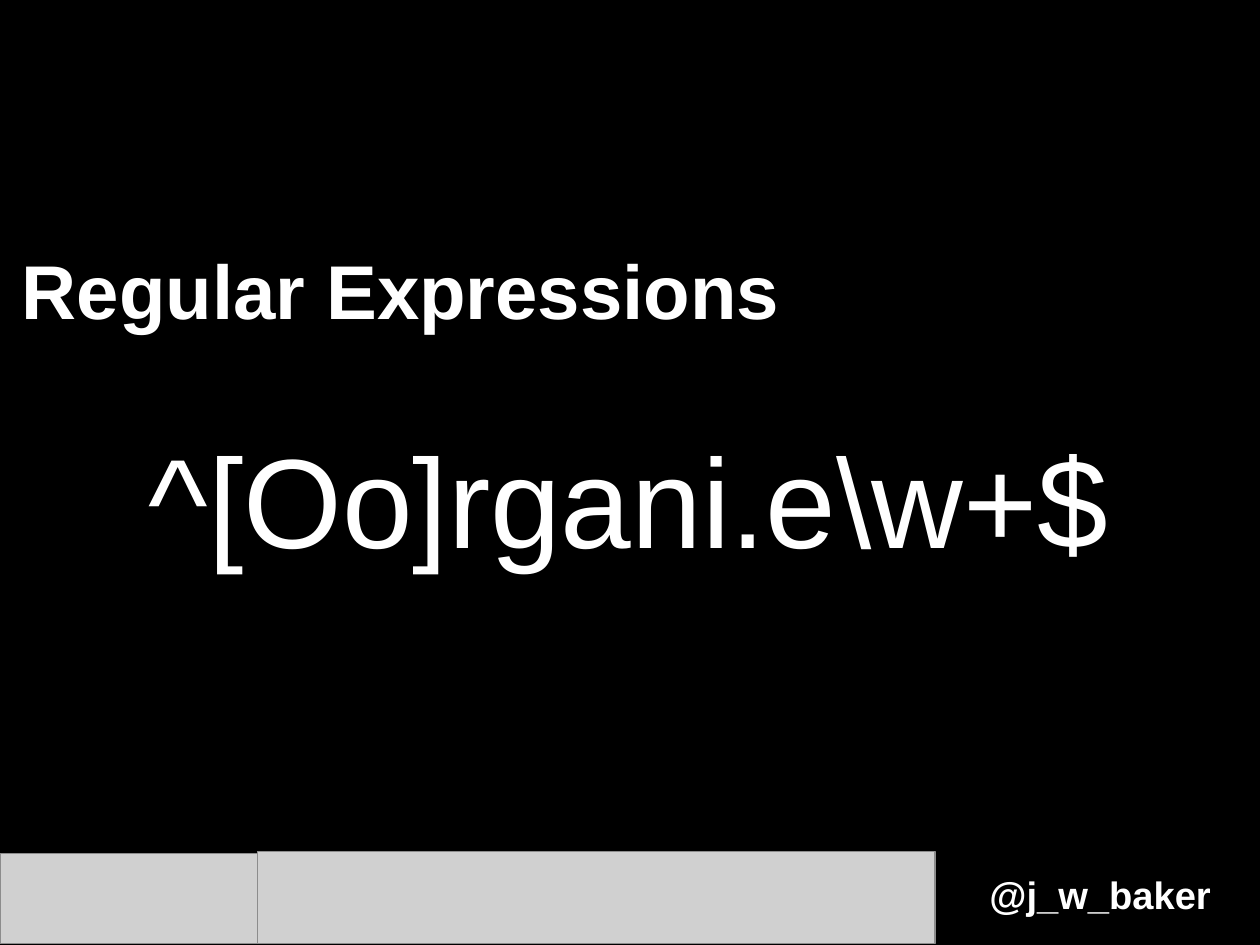
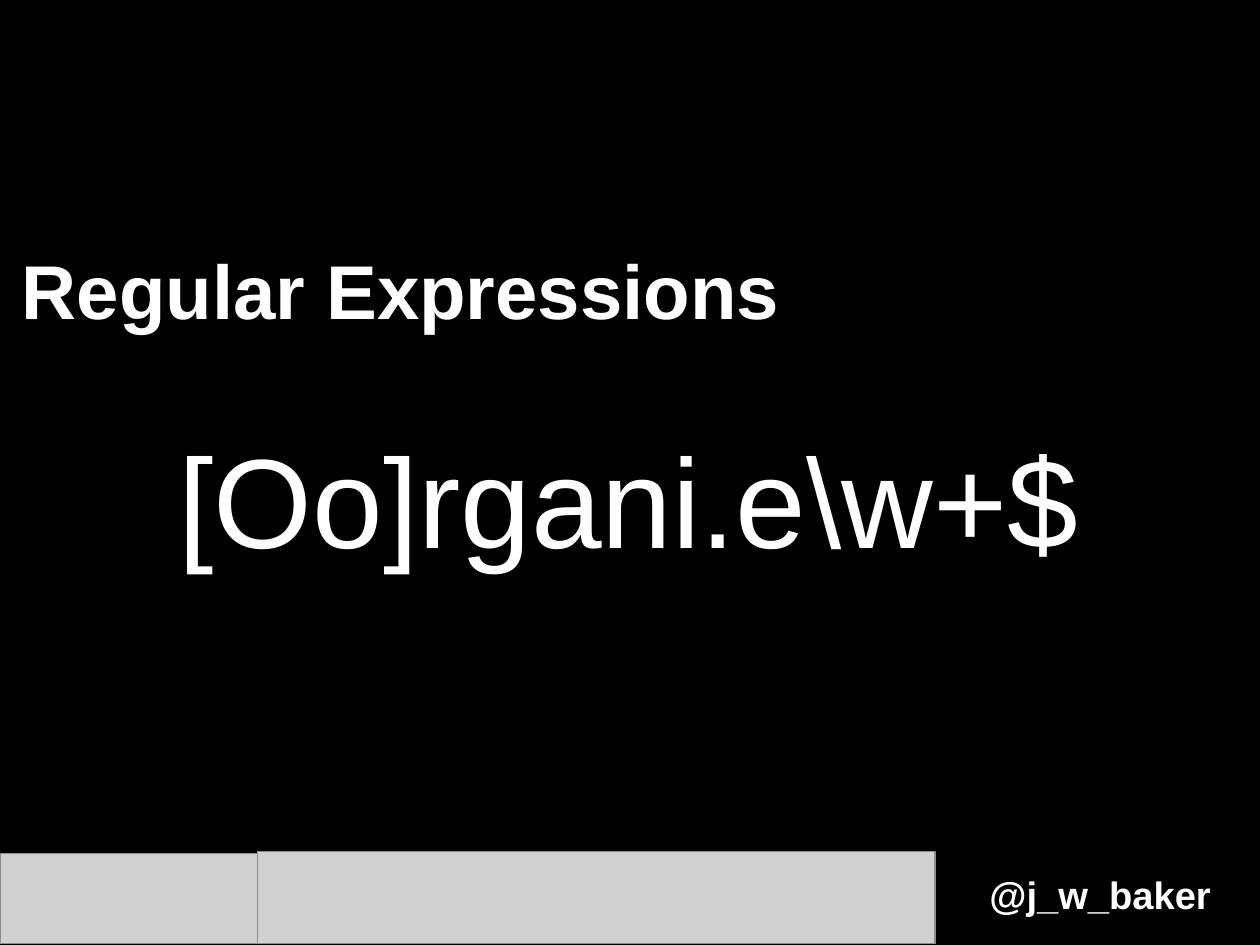
Before and after one commit to LibraryCarpentry/week-one-library-carpentry-DEPRECATED, a slide deck: slide 21 of lesson-materials/2015-09-25_LibCarp-lesson-one-deck.odp. Drawn at 1260x945 pixels with LibreOffice and Linux fonts; fonts in the diff are those of the drawing; grey boxes stand for pictures. Boxes give left, top, right and bottom in pixels: in the first picture for what was removed or moved away, otherwise in the second. Text is boxed around its words. In the diff, an @@ line names an element or a change of style, - is before the commit and + after.

```diff
--- a/lesson-materials/2015-09-25_LibCarp-lesson-one-deck.odp
+++ b/lesson-materials/2015-09-25_LibCarp-lesson-one-deck.odp
@@ text at (x1=179, y1=454, x2=1078, y2=572): text changed @@
-^[Oo]rgani.e\w+$
+[Oo]rgani.e\w+$
```
Also in this commit, not shown: 6 other slides changed, 6 other files.
